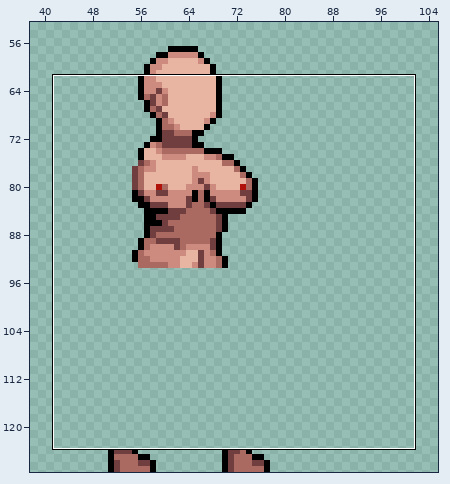
Edited in one commit: pixel-art file (资源/生物/魅魔/魅魔.aseprite). Above, an overview of the earlier version with the close-up marked.
Close-up. Before the commit:
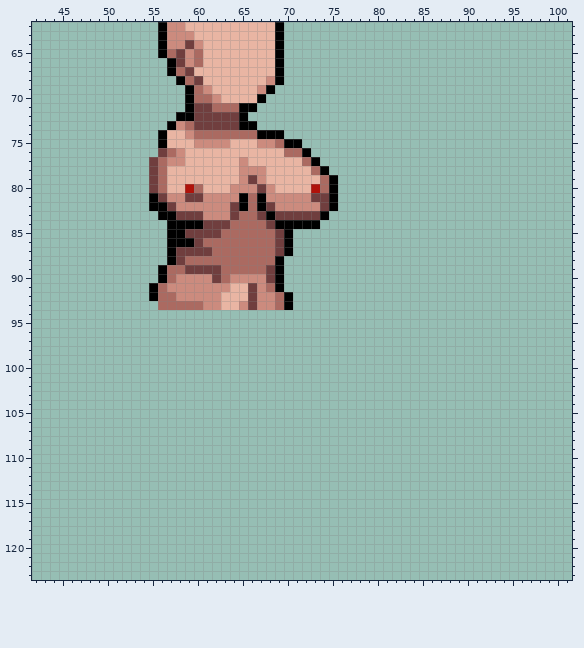
128x128 pixels, 1 frame. Shown: x 42..101, y 62..123. The wide view leaves out empty margins.
Now the later version:
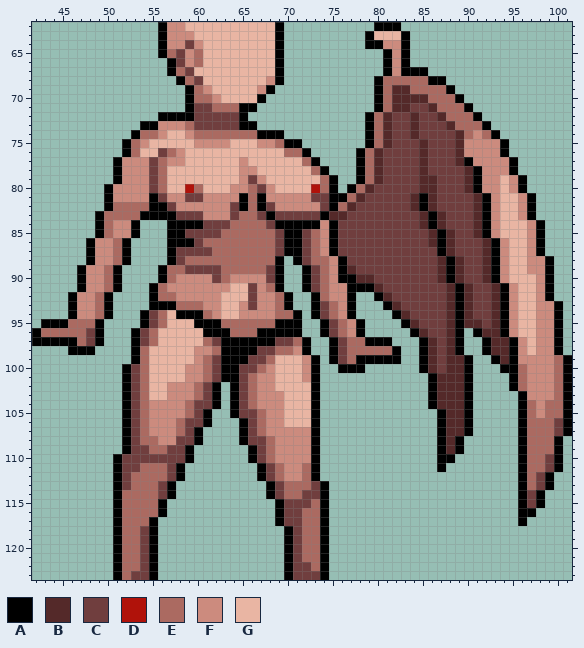
Palette (. is transparent): A #000000  B #542929  C #703e3e  D #b0120a  E #ab6a61  F #cc8b7e  G #e9b5a3
Diff:
layer "Wing_R_2" added
layer "Body" now hidden
layer "Mimi_R" now hidden
layer "Show" now shown
Layers "Show", "Wing_R_2":
y 62: x 80..82 ... -> AAA
y 63: x 79..83 ..... -> AGGGA
y 64: x 79..83 ..... -> AAFFA
y 65..66: x 81..83 ... -> AFA
y 67: x 81..85 ..... -> AFAAA
y 68: x 80..87 ........ -> AEEEEEAA
y 69: x 80..88 ......... -> AEBBEEEEA
y 70: x 80..89 .......... -> AEBBBBEEEA
y 71: x 80..90 ........... -> AEBBCCBEEEA
y 72: x 56..57 .. -> AA; x 79..91 ............. -> AEBCCBCCBEEEA
y 73: x 54..57 ...A -> AAFF; x 79..92 .............. -> AEBCCBCCCBEEEA
y 74: x 53..56 ...A -> AEEF; x 79..93 ............... -> AEBCCBCCCCBEFEA
y 75: x 52..56 ....A -> AEFGG; x 79..94 ................ -> AEBCCCBCCCBFFFFA
y 76: x 52..55 .... -> AEGG; x 78..94 ................. -> AEBCCCCBCCCBFFFFA
y 77: x 51..54 .... -> AFFF; x 78..95 .................. -> AEBCCCCBCCCBAFFFFA
y 78: x 51..54 .... -> AFFF; x 67 F -> G; x 78..95 .................. -> AEBCCCCBCCCCBAFFFA
y 79: x 51..54 .... -> AFFF; x 78..96 ................... -> AEBCCCCBBCCCBAFFGFA
y 80: x 50..54 ..... -> AFFFF; x 66 F -> E; x 77..96 .................... -> AEBCCCCCBBCCCBAFFGFA
y 81: x 50..54 ..... -> AFFFF; x 76..97 ...................... -> AEBCCCCCBABCCCCBAFGGFA
y 82: x 50..54 ..... -> AEEEE; x 76..97 ...................... -> EBCCCCCCBABCCCCBAFGGFA
y 83: x 49..55 ....... -> AEEEEAA; x 75..97 ....................... -> BBCCCCCCCCBABCCCBAFGGFA
y 84: x 49..53 ..... -> AEFFA; x 74..98 ......................... -> FACCCCCCCCCBABCCCBAFGGGFA
y 85: x 49..53 ..... -> AEFFA; x 71..98 ............................ -> ACEFACCCCCCCCCCBABCCBAFGGGFA
y 86: x 48..52 ..... -> AFFEA; x 71..98 ............................ -> ACEFACCCCCCCCCCBABCCCBAFGGFA
y 87: x 48..52 ..... -> AFFEA; x 71..98 ............................ -> ACEFACCCCCCCCCCCABCCCBAFGGFA
y 88: x 48..52 ..... -> AFFEA; x 71..99 ............................. -> ACEEFACCCCCCCCCCBABCCBAFGGFFA
y 89: x 47..51 ..... -> AFFEA; x 72..99 ............................ -> ACEFABCCCCCCCCCBABCCBAFGGFFA
y 90: x 47..51 ..... -> AFFEA; x 72..99 ............................ -> ACEFAABBCCCCCCCBABCCBAFGGGFA
y 91: x 47..51 ..... -> AFFEA; x 72..99 ............................ -> ACEFFAAABCCCCCCCBABCCBAFGGFA
y 92: x 46..50 ..... -> AFFEA; x 73..77 ..... -> AEFFA; x 80..99 .................... -> ABCCCCCCBABCCBAFGGFA
y 93: x 46..50 ..... -> AFFEA; x 55..57 .EE -> AAA; x 73..77 ..... -> ACEFA; x 81..100 .................... -> ABCCCCCBABCCBAFGGFFA
y 94: x 46..50 ..... -> AFFEA; x 54..71 .................. -> ACEGAAAEFGGFFFFEEA; x 73..77 ..... -> ACEFA; x 82..100 ................... -> ABCCCCBABCCBAFGGFFA
y 95: x 43..49 ....... -> AAAEEEA; x 54..71 .................. -> ACEGGGAAAEEEEEEAAA; x 74..78 ..... -> ACEFA; x 83..100 .................. -> ABCCCBABBCBAFGGFFA
y 96: x 42..49 ........ -> AEEEEECA; x 53..71 ................... -> ACEGGGGGAAAEEEAAAAA; x 74..78 ..... -> ACEFA; x 84..89 ...... -> ABCCBA; x 91..100 .......... -> ABBAFGGFFA
y 97: x 42..49 ........ -> AAAAAECA; x 53..72 .................... -> ACEGGGGGECAAAAAACCEA; x 75..81 ....... -> ACEEAAA; x 85..89 ..... -> ABCBA; x 92..100 ......... -> ABBAFGFFA
y 98: x 46..48 ... -> AAA; x 53..72 .................... -> AEGGGGGFFEAAAACCEEFA; x 75..82 ........ -> ACEEEEEA; x 85..89 ..... -> ABCBA; x 92..100 ......... -> ABBAFGFFA
y 99: x 53..73 ..................... -> AEGGGGGFECAAACCEGGGFA; x 75..82 ........ -> ACEAAAAA; x 85..90 ...... -> ABCBBA; x 93..101 ......... -> ABAFFFFEA
y 100: x 52..73 ...................... -> ACEGGGGFFECAACCEFGGGFA; x 76..78 ... -> AAA; x 85..90 ...... -> ABCBBA; x 94..101 ........ -> AAEFFFEA
y 101: x 52..73 ...................... -> ACEGGGGFFECAACEFFGGGFA; x 86..90 ..... -> ABBBA; x 95..101 ....... -> AEFFFEA
y 102: x 52..62 ........... -> ACEGGFFFECA; x 64..73 .......... -> ACEFFGGGGA; x 86..90 ..... -> ABBBA; x 95..101 ....... -> AEFFFEA
y 103: x 52..62 ........... -> ACEGGFFFECA; x 64..73 .......... -> ACEFFFGGGA; x 86..90 ..... -> ABBBA; x 96..101 ...... -> AFFFEA
y 104: x 52..62 ........... -> ACEFFFFECCA; x 64..73 .......... -> ACEFFFGGGA; x 86..90 ..... -> ABBBA; x 96..101 ...... -> AEFEEA
y 105: x 52..61 .......... -> ACEFFFFECA; x 64..73 .......... -> ACCEFFGGGA; x 87..90 .... -> ABBA; x 96..101 ...... -> AEFEEA
y 106: x 52..61 .......... -> ACEFFFECCA; x 65..73 ......... -> ACEFFGGGA; x 87..90 .... -> ABBA; x 96..101 ...... -> AEEECA
y 107: x 52..60 ......... -> ACEFFFECA; x 65..73 ......... -> ACEFFFFFA; x 87..90 .... -> ABBA; x 96..101 ...... -> AEEECA
y 108: x 52..60 ......... -> ACEEFFCCA; x 65..73 ......... -> ACCEFFFFA; x 87..89 ... -> ABA; x 96..100 ..... -> AEEEA
y 109: x 52..59 ........ -> ACCEECCA; x 66..73 ........ -> ACEFFFFA; x 87..89 ... -> ABA; x 96..100 ..... -> AEEEA
y 110: x 51..59 ......... -> ACCCCCCCA; x 66..73 ........ -> ACEFFFFA; x 87..88 .. -> AA; x 96..100 ..... -> AEECA
y 111: x 51..58 ........ -> ACCEEECA; x 67..73 ....... -> ACEFFEA; x 87 . -> A; x 96..100 ..... -> AEECA
y 112: x 51..58 ........ -> ACEEEECA; x 67..73 ....... -> ACEFFEA; x 96..99 .... -> AECA
y 113: x 51..57 ....... -> ACEEECA; x 68..74 ....... -> ACEEECA; x 96..99 .... -> AECA
y 114: x 51..57 ....... -> AEEEECA; x 68..74 ....... -> ACEECCA; x 96..98 ... -> ACA
y 115: x 51..56 ...... -> AEEEEA; x 69..74 ...... -> ACCCEA; x 96..98 ... -> ACA
y 116: x 51..56 ...... -> AEEEEA; x 69..74 ...... -> ACCEEA; x 96..97 .. -> AA
y 117: x 51..55 ..... -> AEEEA; x 69..74 ...... -> ACCEEA; x 96 . -> A
y 118..121: x 51..55 ..... -> AEECA; x 70..74 ..... -> ACEEA
y 122: x 51..55 ..... -> AEECA; x 70..74 ..... -> ACCEA
y 123: x 51..55 ..... -> AECCA; x 70..74 ..... -> ACCCA
Pixel boxes of the changes (left, top, right, bottom) in both close-ups:
changed: (32, 22, 572, 580)
